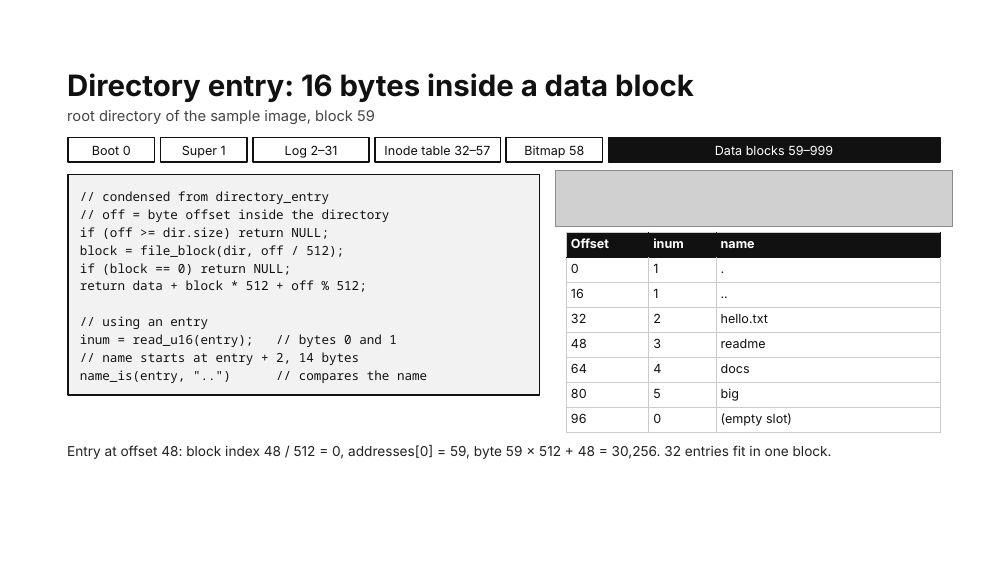
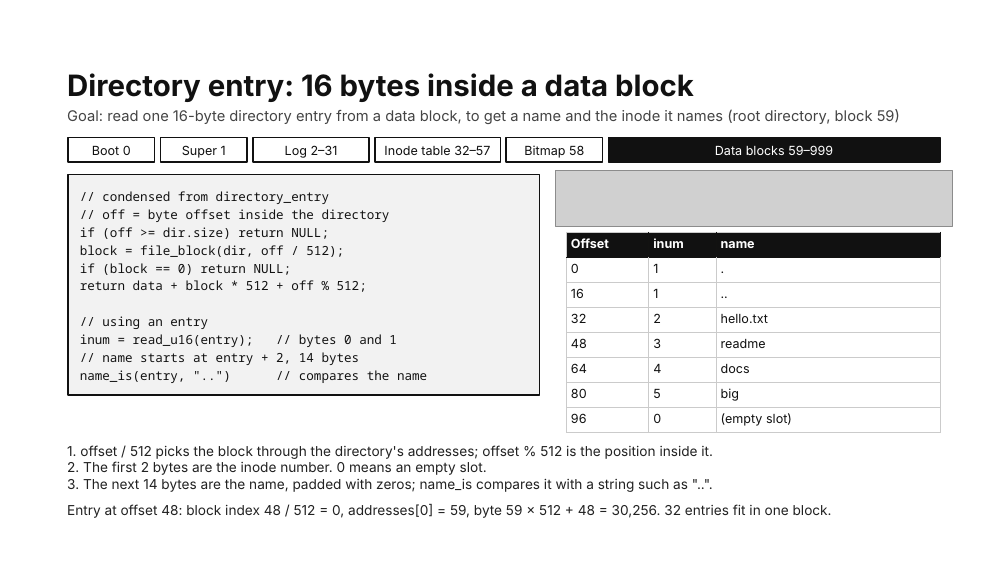
Before and after one commit to ButWhySo/os-xcheck, a slide deck: slide 10 of xcheck.pptx. Drawn at 1008x567 pixels with LibreOffice and Linux fonts; fonts in the diff are those of the drawing; grey boxes stand for pictures. Boxes give left, top, right and bottom in pixels: in the first picture for what was removed or moved away, otherwise in the second. Text is boxed around its words. In the diff, an @@ line names an element or a change of style, - is before the commit and + after.

```diff
--- a/xcheck.pptx
+++ b/xcheck.pptx
@@ text at [67, 109, 900, 124]: text changed @@
-root directory of the sample image, block 59
+Goal: read one 16-byte directory entry from a data block, to get a name and the inode it names (root directory, block 59)
@@ text added at [67, 445, 713, 459], 13 pt, text #222222 @@
+1. offset / 512 picks the block through the directory's addresses; offset % 512 is the position inside it.
@@ text added at [67, 461, 487, 475], 13 pt, text #222222 @@
+2. The first 2 bytes are the inode number. 0 means an empty slot.
@@ text added at [67, 479, 688, 492], 13 pt, text #222222 @@
+3. The next 14 bytes are the name, padded with zeros; name_is compares it with a string such as "..".
@@ text "Entry at offset 48: block ...": place and size @@
-text "Entry at offset 48: block ..." at [67, 445, 832, 459]
+text "Entry at offset 48: block ..." at [67, 504, 832, 518]
```
Also in this commit, not shown: 6 other slides changed.
